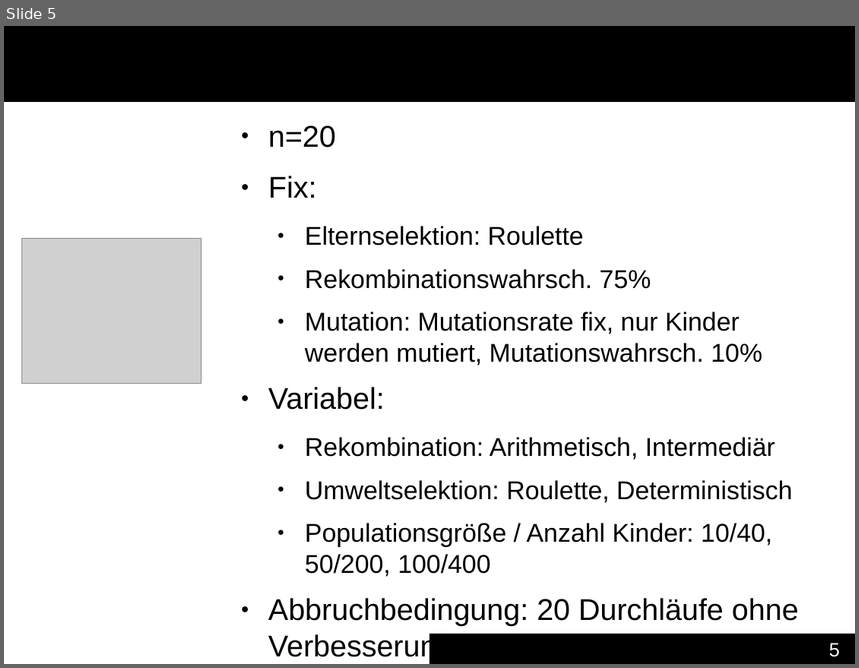
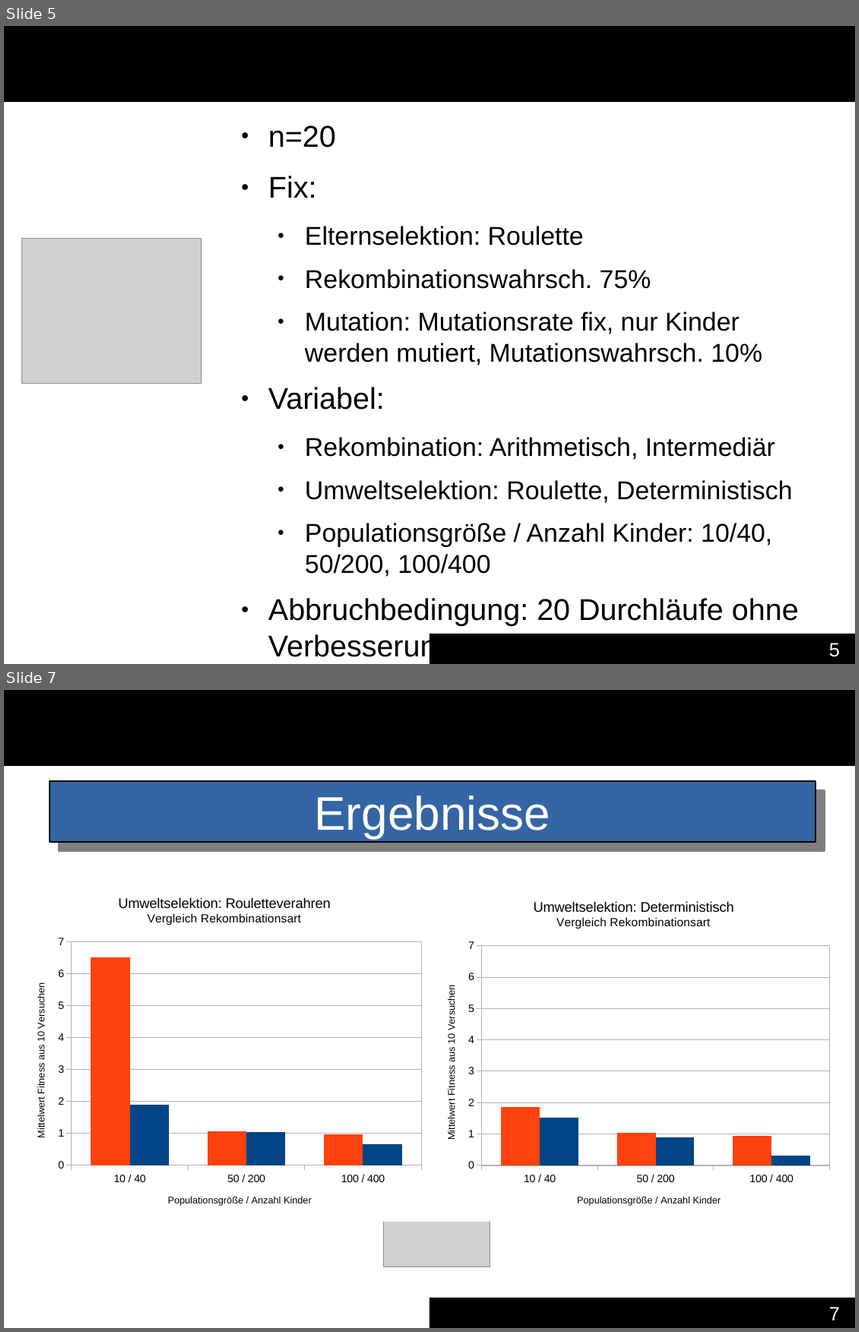
Before and after one commit to Bassbiene/EvolutionProject, a slide deck: src/alg/Dokumente/Praesentation_Evo.odp. Shown one above the other, each under a label of ours: slide 5 before the commit, slides 5 and 7 after it; the slides between them are not shown. The pictures are 859x668 and 859x1332 pixels, drawn with LibreOffice and Linux fonts; fonts in the diff are those of the drawing; grey boxes stand for pictures. Boxes give left, top, right and bottom in pixels: in the first picture for what was removed or moved away, otherwise in the second. Text is boxed around its words. In the diff, an @@ line names an element or a change of style, - is before the commit and + after.

```diff
--- a/src/alg/Dokumente/Praesentation_Evo.odp
+++ b/src/alg/Dokumente/Praesentation_Evo.odp
@@ slide 7 added at (4, 690, 855, 1328), background #FFFFFF; not listed: 1 template element that a slide beside it also shows @@
@@ title added at (50, 781, 816, 842), fill #3465A4, outline #000000 1.42 pt, 44 pt, text #FFFFFF @@
+Ergebnisse
@@ column chart added at (19, 882, 430, 1222) @@
+title "Umweltselektion: Rouletteverahren Vergleich Rekombinationsart"
+categories: 10 / 40, 50 / 200, 100 / 400
+Series 1: 6.5, 1.1, 1
+Series 2: 1.9, 1, 0.7
@@ column chart added at (430, 885, 838, 1222) @@
+title "Umweltselektion: Deterministisch Vergleich Rekombinationsart"
+categories: 10 / 40, 50 / 200, 100 / 400
+Series 1: 1.9, 1, 0.9
+Series 2: 1.5, 0.9, 0.3
@@ picture added at (384, 1216, 490, 1268) @@
@@ page number added at (430, 1298, 855, 1328), fill #000000, 18 pt, text #FFFFFF @@
+7
```
Also in this commit, not shown: 2 other slides added, 1 slide removed, 3 other files.
